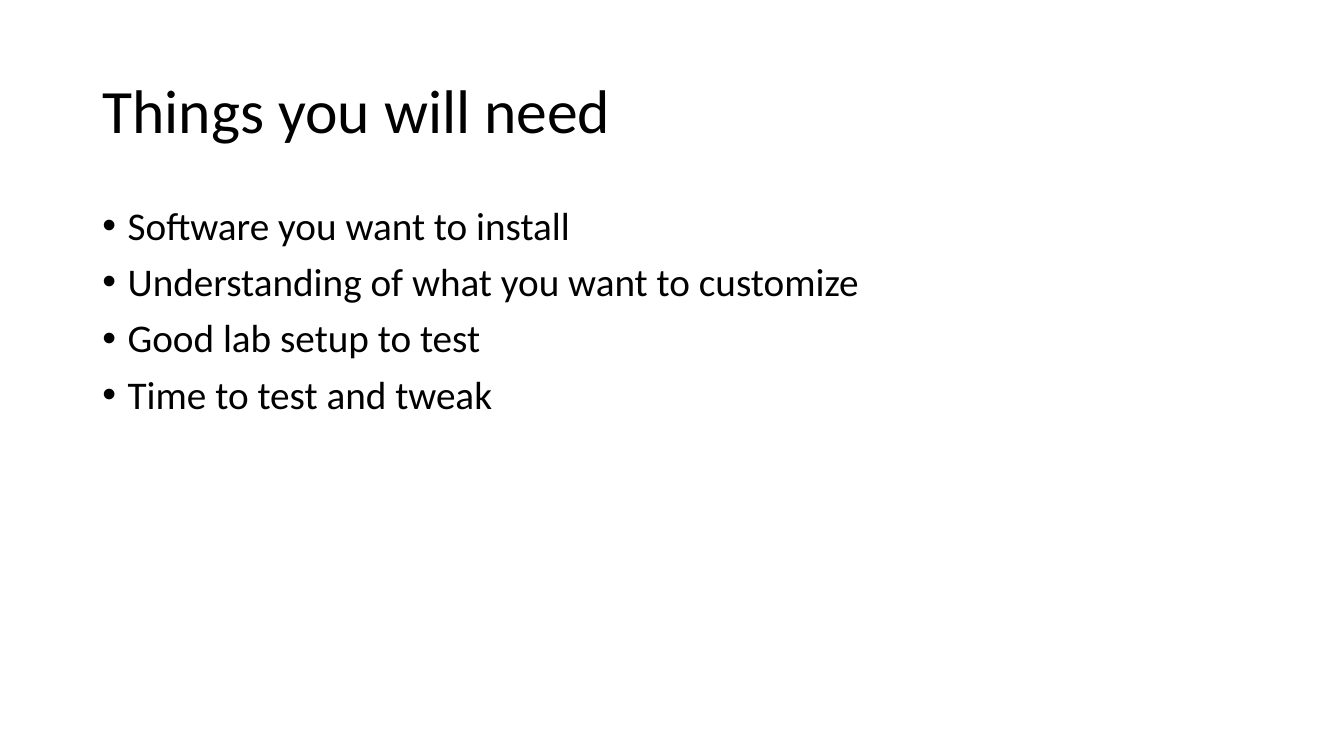
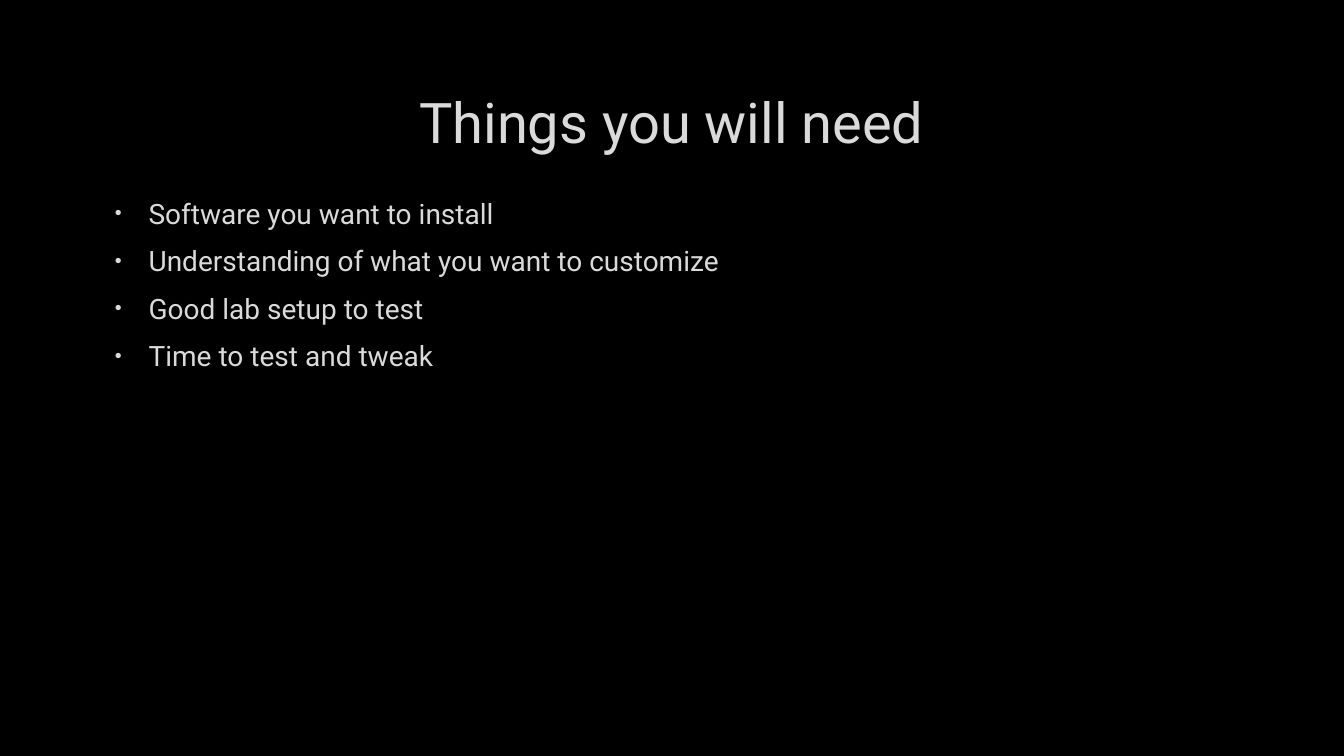
Before and after one commit to fydexx/HECC-2018, a slide deck: slide 3 of Part_01/Section02.pptx. Drawn at 1344x756 pixels with LibreOffice and Linux fonts; fonts in the diff are those of the drawing; background and template pictures are left out. Boxes give left, top, right and bottom in pixels: in the first picture for what was removed or moved away, otherwise in the second. Text is boxed around its words. In the diff, an @@ line names an element or a change of style, - is before the commit and + after.

```diff
--- a/Part_01/Section02.pptx
+++ b/Part_01/Section02.pptx
@@ background #FFFFFF to picture (left out) @@
@@ title "Things you will need": place and size @@
-title "Things you will need" at bbox=[102, 90, 610, 144]
+title "Things you will need" at bbox=[419, 101, 924, 155]
@@ title "Things you will need" at bbox=[419, 101, 924, 155]: size 44 to 40 pt, font Calibri to Roboto, text colour #000000 to #DADADA, letter outline none to #404040 0.75 pt; alignment left to centre; line spacing 0.9 to 1 @@
@@ text "Software you want to install": place and size @@
-text "Software you want to install" at bbox=[128, 212, 859, 410]
+text "Software you want to install" at bbox=[149, 202, 718, 367]
@@ text "Software you want to install" at bbox=[149, 202, 718, 367]: size 28 to 20 pt, font Calibri to Roboto, text colour #000000 to #DADADA, letter outline none to #404040 0.75 pt; indent changed; line spacing 0.9 to 1 @@
```
Also in this commit, not shown: 29 other slides changed.
